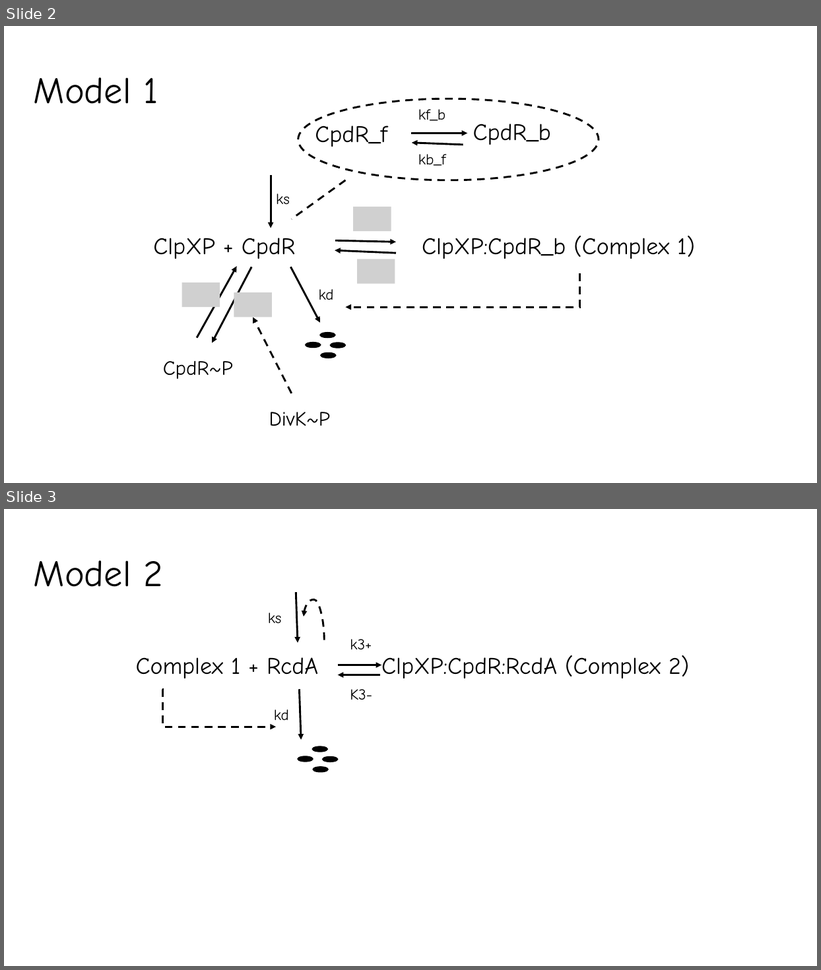
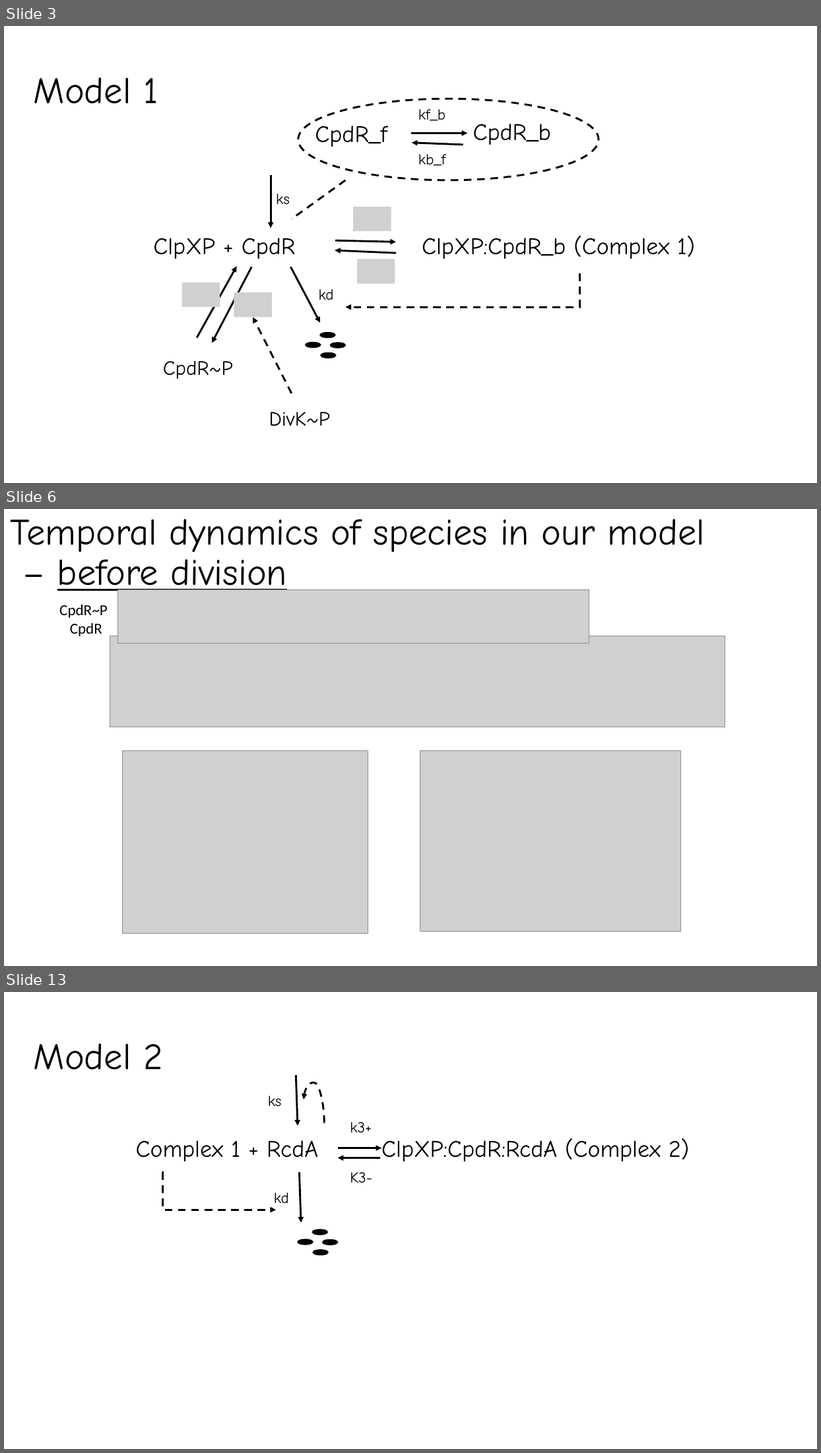
Before and after one commit to fly2Universe/CS6824, a slide deck: CS6824FinalPresentation.pptx. Shown one above the other, each under a label of ours: slides 2 and 3 before the commit, slides 3, 6 and 13 after it; the slides between them are not shown. The pictures are 821x970 and 821x1453 pixels, drawn with LibreOffice and Linux fonts; fonts in the diff are those of the drawing; grey boxes stand for pictures. Boxes give left, top, right and bottom in pixels: in the first picture for what was removed or moved away, otherwise in the second. Text is boxed around its words. In the diff, an @@ line names an element or a change of style, - is before the commit and + after.

```diff
--- a/CS6824FinalPresentation.pptx
+++ b/CS6824FinalPresentation.pptx
@@ slide 6 added at box(4, 509, 817, 966), background #FFFFFF @@
@@ title added at box(10, 519, 705, 597), 44 pt, text #000000 @@
+Temporal dynamics of species in our model
+– before division
@@ text added at box(59, 605, 107, 636), 18 pt, text #000000 @@
+CpdR~P
+CpdR
@@ picture added at box(118, 590, 589, 643) @@
@@ picture added at box(110, 636, 725, 727) @@
@@ picture added at box(122, 751, 368, 934) @@
@@ picture added at box(420, 751, 681, 932) @@
@@ what was slide 2 is now slide 3 @@
@@ what was slide 3 is now slide 13 @@
```
Also in this commit, not shown: 2 slides changed, 11 other slides added, 7 slides removed.
